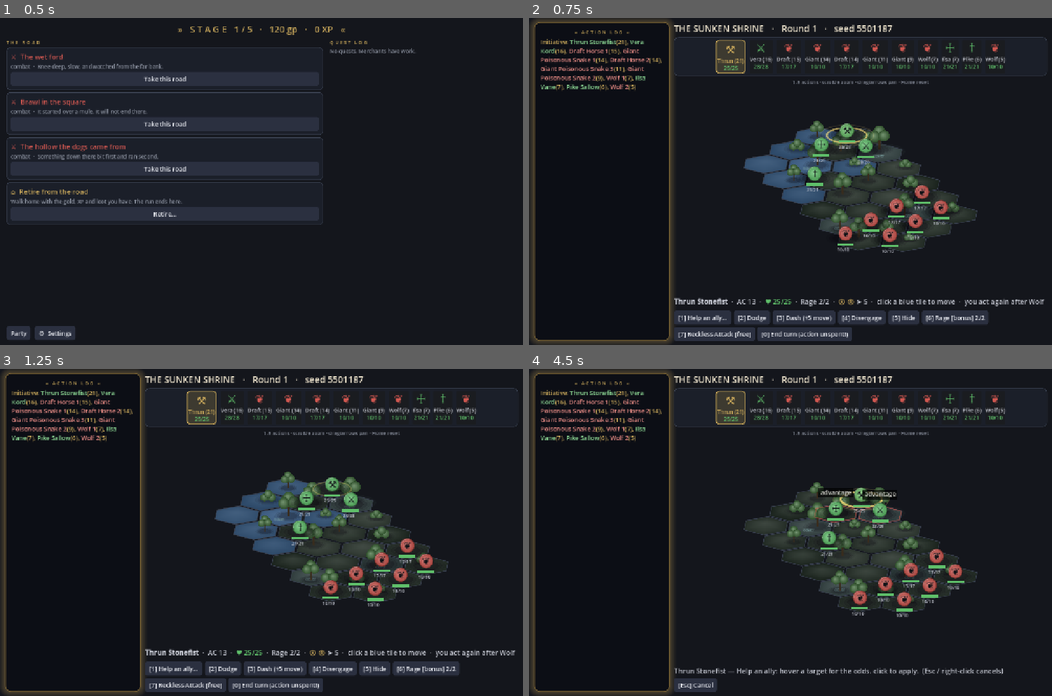
Above: before the commit, frames 1-4 (two rows, left to right).
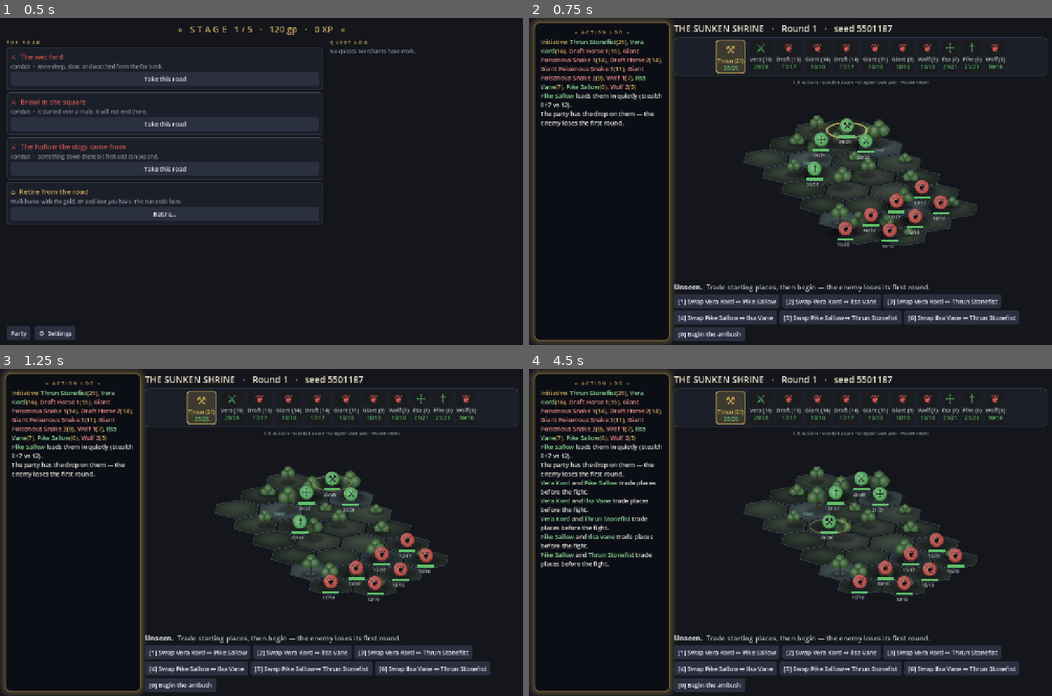
Above: after the commit, the same moments.

Repository: EgecanOzcakar/sorcmerc
Game: Godot game, scene res://scenes/campaign/campaign.tscn
Same seed, same stepped clock (60 frames per second), same inputs: the game is played once before the commit and once after it. This scene is started directly instead of the project's main scene.
Inputs (mouse positions are in pixels of both pictures, inside the frame that each line leads up to):
- Up to frame 1 (0.5 s): no input
- Up to frame 2 (0.75 s): click "Take this road" at 0.5 s
- Up to frame 3 (1.25 s): no input
- Up to frame 4 (4.5 s): click (727, 653) at 1.25 s, where only the run after the commit has a clickable "[1] Swap Vera Kord ↔ Pike Sal…"; click (832, 653) at 2 s, where only the run after the commit has a clickable "[2] Swap Vera Kord ↔ Ilsa Vane"; click (942, 653) at 2.75 s, where only the run after the commit has a clickable "[3] Swap Vera Kord ↔ Thrun St…"; click (727, 669) at 3.5 s, where only the run after the commit has a clickable "[4] Swap Pike Sallow ↔ Ilsa V…"; click (842, 669) at 4.25 s, where only the run after the commit has a clickable "[5] Swap Pike Sallow ↔ Thrun …"

Frame 1 is identical in both runs. In frame 2, 12% of the frame differs, in the area x 2-99%, y 23-99%; in frame 3, 12%; in frame 4, 15%, in the area x 2-94%, y 23-99%.

Commit message:
T39: surprise round + scouting -> deployment control
A group Stealth check (party's best) against the foes' average passive
Perception opens every fight. Beat it — or scout the node first (T30's
Survival check, which now succeeds outright) — and the party is unseen:
the foe team loses its round-1 turns, and the player gets a deployment
phase to trade party members between the normal start hexes.

The check rolls on a stream derived from the combat seed, so the fight
itself rolls identically whether or not it happened.

Co-Authored-By: Claude Opus 5 <noreply@anthropic.com>

Diff:
--- a/core/combat.gd
+++ b/core/combat.gd
@@ -37,6 +37,11 @@
 # encounter.resolve_outcome() so campaign.gd can tell a flawless hard win from a
 # messy one; "down" itself is erased the moment someone gets back up.
 var downed: Dictionary = {}
+
+# T39: the party opened the fight unseen (Stealth beat the foes' passive
+# Perception, or they scouted the node). One surprise round — the foe team
+# loses its round-1 turns entirely; round 2 on is a normal fight.
+var unseen := false
 
 # T26 barks: a cosmetic side channel. Entries are {"id": combatant id, "text": line};
 # the board scene drains it each frame. Nothing in this file reads it back.
@@ -241,9 +246,20 @@
 			turn_idx = 0
 			round_num += 1
 		var c = current()
-		if c.is_dead() or c.is_stable():
+		if c.is_dead() or c.is_stable() or skips_turn(c):
 			continue
 		return
+
+func skips_turn(c) -> bool:
+	return unseen and round_num == 1 and c.team == "foe"
+
+# Called once, before the turn loop starts. Skipping rides on end_turn()'s
+# existing skip path, so every driver (UI, autoplay, tests) honours it.
+func begin_surprise_round() -> void:
+	unseen = true
+	log.append("The party has the drop on them — the enemy loses the first round.")
+	if skips_turn(current()):
+		end_turn()
 
 func is_over() -> bool:
 	return round_num > MAX_ROUNDS or _team_out("party") or _team_out("foe")
--- a/core/encounter.gd
+++ b/core/encounter.gd
@@ -298,6 +298,44 @@
 	out.append_array(far)   # overflow: the least-bad remaining hexes
 	return out.map(func(e): return e[1])
 
+# --- T39: surprise ----------------------------------------------------
+# One group Stealth check at the top of the fight: the party's best Stealth
+# (d20 + bonus, same shape as campaign.gd's opportunity_check) against the
+# average foe passive Perception. Beat it and the party is unseen — a surprise
+# round, see combat.gd. A node the party already scouted (T30) succeeds
+# outright: scouting must never be worse than not scouting. A miss costs
+# nothing. Rolls on its own stream derived from the combat seed (same trick as
+# barks) so the fight itself rolls identically whether or not this is called.
+static func surprise_check(cb: Combat, scouted_ahead := false) -> bool:
+	var foes: Array = cb.team_of("foe")
+	var heroes: Array = cb.team_of("party")
+	if foes.is_empty() or heroes.is_empty():
+		return false
+	if scouted_ahead:
+		cb.log.append("The ground was read ahead of time — the party comes in unseen.")
+		cb.begin_surprise_round()
+		return true
+	var bonus := -99
+	var who = heroes[0]
+	for c in heroes:
+		if int(c.stealth) > bonus:
+			bonus = int(c.stealth)
+			who = c
+	var pp := 0
+	for c in foes:
+		pp += int(c.passive_perception)
+	var dc: int = roundi(float(pp) / foes.size())
+	var Dice = load("res://core/dice.gd")
+	var RNG = load("res://core/rng.gd")
+	var nat: int = int(Dice.d20(RNG.new((cb.rng.seed_value ^ 0x5117EA17) & 0xFFFFFFFF))["nat"])
+	if nat + bonus < dc:
+		cb.log.append("%s leads them in badly (Stealth %d+%d vs %d) — they are seen coming."
+			% [who.cname, nat, bonus, dc])
+		return false
+	cb.log.append("%s leads them in quietly (Stealth %d+%d vs %d)." % [who.cname, nat, bonus, dc])
+	cb.begin_surprise_round()
+	return true
+
 # After is_over(): persist the fight to the Characters and report the spoils.
 # `party` is a core/party.gd or a plain Array of Character. HP/pools/slots are
 # written back here; xp/gold/loot are reported, not banked — T5 does that.
--- a/scenes/campaign/campaign.gd
+++ b/scenes/campaign/campaign.gd
@@ -492,14 +492,18 @@
 
 func _enter(index: int) -> void:
 	_retire_armed = false
+	# T39: enter() clears run.scouted, so read "did we scout this one" first.
+	var opts := run.options()
+	var scouted_ahead: bool = index >= 0 and index < opts.size() and run.scouted.any(
+		func(n): return n.get("id", "") == opts[index].get("id", ""))
 	var node := run.enter(index)
 	if not node.is_empty() and run.state == "combat":
-		_launch_combat()
+		_launch_combat(scouted_ahead)
 	_refresh()
 
 # The whole handoff: inject party/spec/difficulty, let the combat screen run, and
 # read `result` back off it when the fight is over.
-func _launch_combat() -> void:
+func _launch_combat(scouted_ahead := false) -> void:
 	_combat_overlay = Control.new()
 	_combat_overlay.set_anchors_preset(Control.PRESET_FULL_RECT)
 	add_child(_combat_overlay)
@@ -507,6 +511,7 @@
 	_combat.party = party
 	_combat.spec = run.combat_spec()
 	_combat.difficulty = run.node_difficulty()
+	_combat.scouted_ahead = scouted_ahead
 	_combat_overlay.add_child(_combat)
 
 	# Wait out the fight — main.gd fills `result` in its _finish().
--- a/scenes/main.gd
+++ b/scenes/main.gd
@@ -22,6 +22,7 @@
 var party                       # core/party.gd; a Presets demo party when null
 var spec: Dictionary = {}
 var difficulty := "normal"
+var scouted_ahead := false      # T39: campaign scouted this node — surprise is automatic
 var tutorial := false           # T32: run the guided walkthrough over this fight
 var result: Dictionary = {}
 var _own_party := false
@@ -243,7 +244,7 @@
 		return
 	# T29: while aiming, the number keys still address the verb menu — drop out
 	# of targeting first instead of indexing into the lone [Esc] Cancel button.
-	if idx >= 0 and _mode != "idle" and cb and not cb.is_over() \
+	if idx >= 0 and _mode != "idle" and _mode != "deploy" and cb and not cb.is_over() \
 			and cb.current().team == "party" and cb.current().conscious():
 		_build_hero_menu(cb.current())
 	var kids := _buttons.get_children()
@@ -283,7 +284,39 @@
 	_board.reset(cb)
 	_flush_log()
 	_refresh()
+	# T39: surprise is settled before anyone acts. Unseen buys a deployment
+	# phase — the player permutes who stands on which party start hex.
+	if Encounter.surprise_check(cb, scouted_ahead):
+		_flush_log()
+		_deploy_menu()
+		return
 	_advance()
+
+# --- T39: deployment phase (unseen only) --------------------------------
+
+func _deploy_menu() -> void:
+	_mode = "deploy"
+	var heroes: Array = cb.team_of("party").filter(func(c): return c.conscious())
+	var opts: Array = []
+	for i in heroes.size():
+		for j in range(i + 1, heroes.size()):
+			opts.append(["Swap %s ↔ %s" % [heroes[i].cname, heroes[j].cname],
+				_swap_deploy.bind(heroes[i], heroes[j])])
+	_actor.text = "[b]Unseen.[/b]  Trade starting places, then begin — the enemy loses its first round."
+	opts.append(["Begin the ambush", func():
+		_mode = "idle"
+		_advance()])
+	_set_buttons(opts)
+
+func _swap_deploy(a, b) -> void:
+	var p: Vector2i = a.pos
+	a.pos = b.pos
+	b.pos = p
+	cb.log.append("%s and %s trade places before the fight." % [a.cname, b.cname])
+	_board.reset(cb)
+	_flush_log()
+	_refresh()
+	_deploy_menu()
 
 # --- turn driver --------------------------------------------------------
 
@@ -539,7 +572,7 @@
 # board callbacks -------------------------------------------------------
 
 func board_hex_clicked(hx: Vector2i) -> void:
-	if _busy or cb.is_over():
+	if _busy or cb.is_over() or _mode == "deploy":
 		return
 	var h = cb.current()
 	if h.team != "party" or not h.conscious():
@@ -600,7 +633,7 @@
 	_board.queue_redraw()
 
 func board_cancel() -> void:
-	if _mode != "idle" and cb and not cb.is_over() and cb.current().team == "party":
+	if _mode != "idle" and _mode != "deploy" and cb and not cb.is_over() and cb.current().team == "party":
 		_build_hero_menu(cb.current())
 
 # hero actions ---------------------------------------------------------
--- /dev/null
+++ b/tests/drive_deploy.gd
@@ -0,0 +1,58 @@
+# T39 UI check: a scouted fight opens the deployment phase, swapping trades two
+# party members' start hexes, and "Begin the ambush" hands off to the turn loop.
+#   godot --headless --path . -s tests/drive_deploy.gd
+extends SceneTree
+
+var main
+
+func _init() -> void:
+	main = load("res://scenes/main.tscn").instantiate()
+	main.scouted_ahead = true
+	root.add_child(main)
+	_run()
+
+func _btns() -> Array:
+	return main._buttons.get_children().filter(func(b): return b is Button and not b.is_queued_for_deletion())
+
+func _run() -> void:
+	var fails := 0
+	for _i in 8:
+		await process_frame
+	if main._mode != "deploy":
+		printerr("FAIL: a scouted fight didn't open the deployment phase"); fails += 1
+	if not main.cb.unseen:
+		printerr("FAIL: a scouted fight isn't unseen"); fails += 1
+	var heroes: Array = main.cb.team_of("party")
+	var before := heroes.map(func(c): return c.pos)
+	var swap: Button = null
+	for b in _btns():
+		if "Swap" in b.text:
+			swap = b
+			break
+	if swap == null:
+		printerr("FAIL: no swap control in the deployment phase"); fails += 1
+	else:
+		swap.pressed.emit()
+		await process_frame
+		var after := heroes.map(func(c): return c.pos)
+		var moved := 0
+		for i in before.size():
+			if before[i] != after[i]:
+				moved += 1
+		if moved != 2:
+			printerr("FAIL: a swap should move exactly two party members, moved %d" % moved); fails += 1
+		var same := true
+		for p in after:
+			same = same and p in before
+		if not same:
+			printerr("FAIL: a swap must permute the start hexes, not invent new ones"); fails += 1
+	var rest: Array = _btns()
+	rest[rest.size() - 1].pressed.emit()
+	for _i in 8:
+		await process_frame
+	if main._mode == "deploy":
+		printerr("FAIL: Begin didn't leave the deployment phase"); fails += 1
+	if main.cb.round_num == 1 and main.cb.current().team == "foe":
+		printerr("FAIL: a foe is acting during the surprise round"); fails += 1
+	print("drive_deploy: %s" % ("OK" if fails == 0 else "%d FAILED" % fails))
+	quit(1 if fails > 0 else 0)
--- a/tests/test_encounter.gd
+++ b/tests/test_encounter.gd
@@ -27,6 +27,8 @@
 	test_outcome_victory()
 	test_outcome_defeat_and_deaths()
 	test_humanoid_foe_names()
+	test_surprise_check()
+	test_surprise_round_skips_only_the_foes_first_turn()
 	print("test_encounter: %d passed, %d failed" % [_pass, _fail])
 	quit(1 if _fail > 0 else 0)
 
@@ -52,6 +54,49 @@
 
 	var beast = Encounter.spawn("grull", 1.0, "foe", Vector2i.ZERO)
 	check(not beast.cname.contains(" the "), "a non-humanoid foe keeps its plain species name")
+
+# --- T39: surprise + scouting ----------------------------------------
+func _fight(seed_v: int):
+	# scouts: passive Perception 15, so the party's Stealth can genuinely miss.
+	return Encounter.build({"monsters": [{"id": "scout", "count": 2}], "seed": seed_v}, _combatants(_chars()))
+
+func test_surprise_check() -> void:
+	var got := []
+	for s in [3, 4, 5, 6, 7, 8, 9, 10]:
+		var cb = _fight(s)
+		var r: bool = Encounter.surprise_check(cb)
+		check(r == cb.unseen, "the check's answer is what the fight records (seed %d)" % s)
+		check(r == Encounter.surprise_check(_fight(s)), "same seed, same surprise (seed %d)" % s)
+		got.append(r)
+	check(got.has(true) and got.has(false), "the roll can go either way across seeds: %s" % str(got))
+
+	for s in [3, 4, 5, 6]:
+		var cb = _fight(s)
+		check(Encounter.surprise_check(cb, true) and cb.unseen,
+			"a scouted node is unseen no matter the roll (seed %d)" % s)
+
+	var no_foes = Encounter.build({"monsters": []}, _combatants(_chars()))
+	check(not Encounter.surprise_check(no_foes, true), "nobody to surprise, no surprise round")
+
+	# The fight itself must roll identically whether or not the check happened.
+	var checked = _fight(11)
+	Encounter.surprise_check(checked)
+	checked.unseen = false                       # mechanics off; only the RNG stream matters here
+	var plain = _fight(11)
+	check(_play(checked)["rounds"] == _play(plain)["rounds"], "the surprise roll doesn't disturb the fight's RNG")
+
+func test_surprise_round_skips_only_the_foes_first_turn() -> void:
+	var cb = _fight(5)
+	check(Encounter.surprise_check(cb, true), "scouted: the party comes in unseen")
+	var acted := {1: [], 2: []}
+	while cb.round_num <= 2:
+		acted[cb.round_num].append(cb.current())
+		cb.end_turn()
+	check(acted[1].all(func(c): return c.team == "party"), "no foe acts in the surprise round")
+	check(_uniq(acted[1].map(func(c): return c.id)).size() == cb.team_of("party").size(),
+		"every party member still gets its round-1 turn")
+	check(_uniq(acted[2].map(func(c): return c.id)).size() == cb.combatants.size(),
+		"round 2 is a normal round again — everyone acts")
 
 func test_build_spec() -> void:
 	var chars := _chars()
